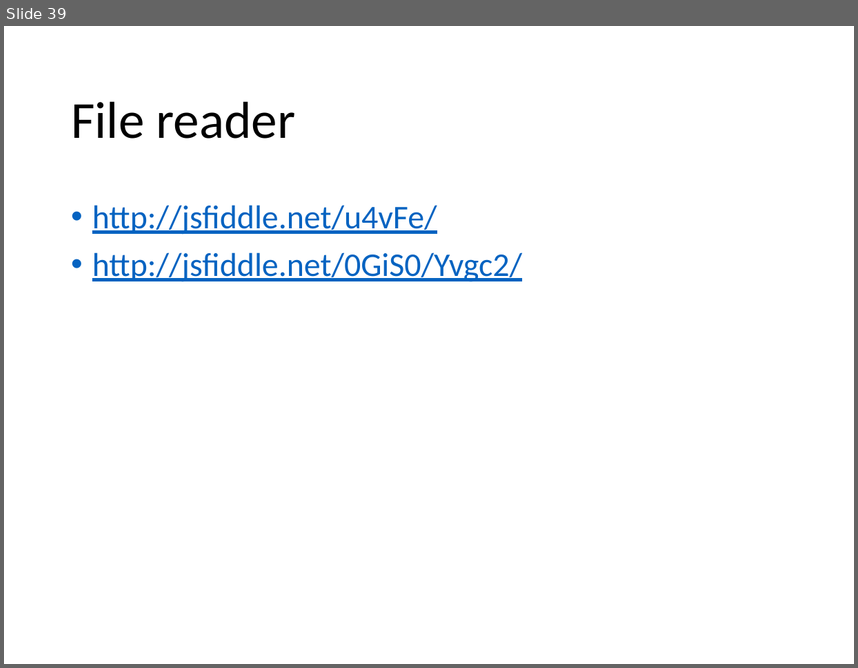
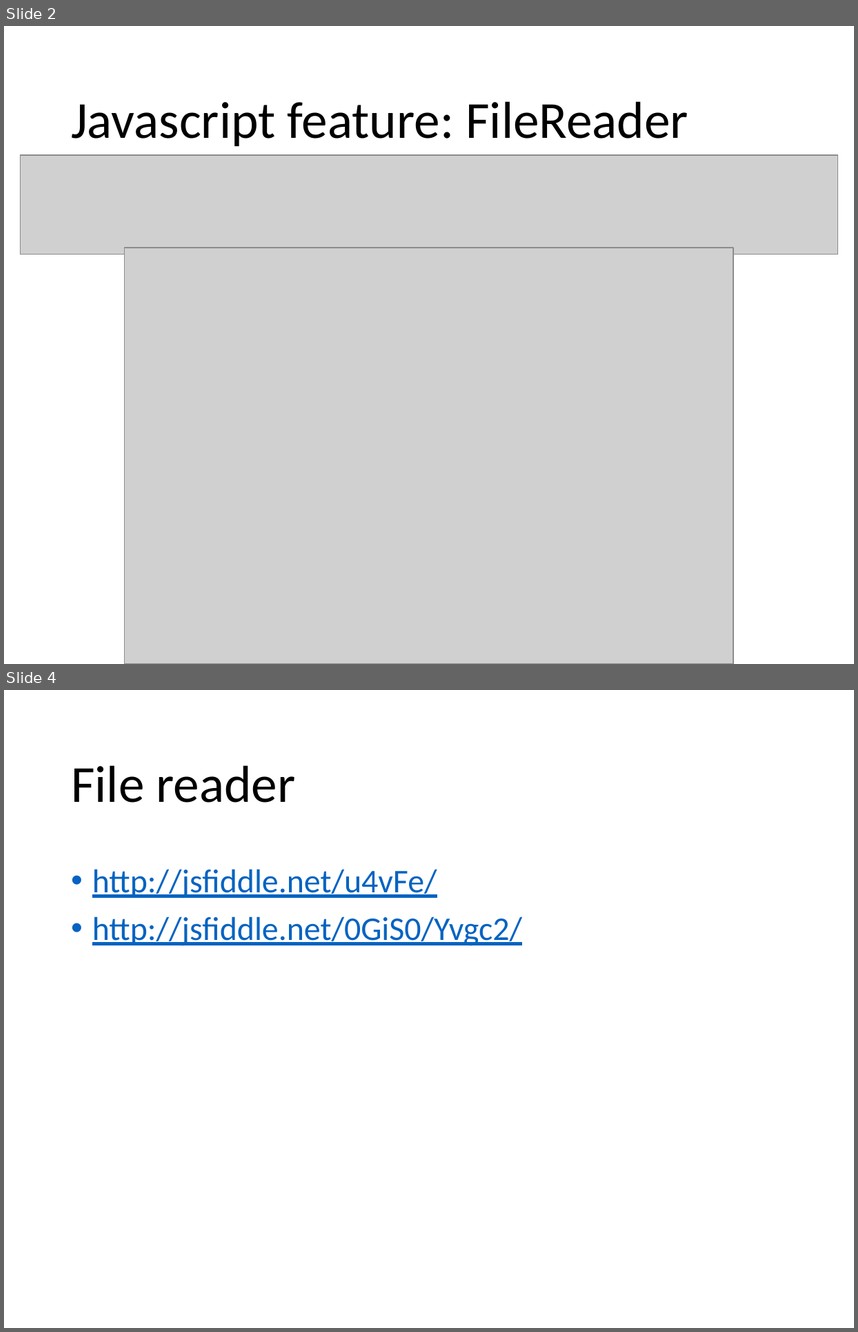
Before and after one commit to caa1211/tutsplus, a slide deck: threejs-tuts-4.pptx. Shown one above the other, each under a label of ours: slide 39 before the commit, slides 2 and 4 after it; the slides between them are not shown. The pictures are 858x668 and 858x1332 pixels, drawn with LibreOffice and Linux fonts; fonts in the diff are those of the drawing; grey boxes stand for pictures. Boxes give left, top, right and bottom in pixels: in the first picture for what was removed or moved away, otherwise in the second. Text is boxed around its words. In the diff, an @@ line names an element or a change of style, - is before the commit and + after.

```diff
--- a/threejs-tuts-4.pptx
+++ b/threejs-tuts-4.pptx
@@ slide 2 added at bbox=[4, 26, 854, 664], background #FFFFFF @@
@@ title added at bbox=[71, 101, 688, 146], 44 pt, text #000000 @@
+Javascript feature: FileReader
@@ picture added at bbox=[20, 155, 838, 254] @@
@@ picture added at bbox=[125, 248, 733, 664] @@
@@ what was slide 39 is now slide 4 @@
```
Also in this commit, not shown: 1 slide changed, 3 other slides added, 38 slides removed, 20 other files.
